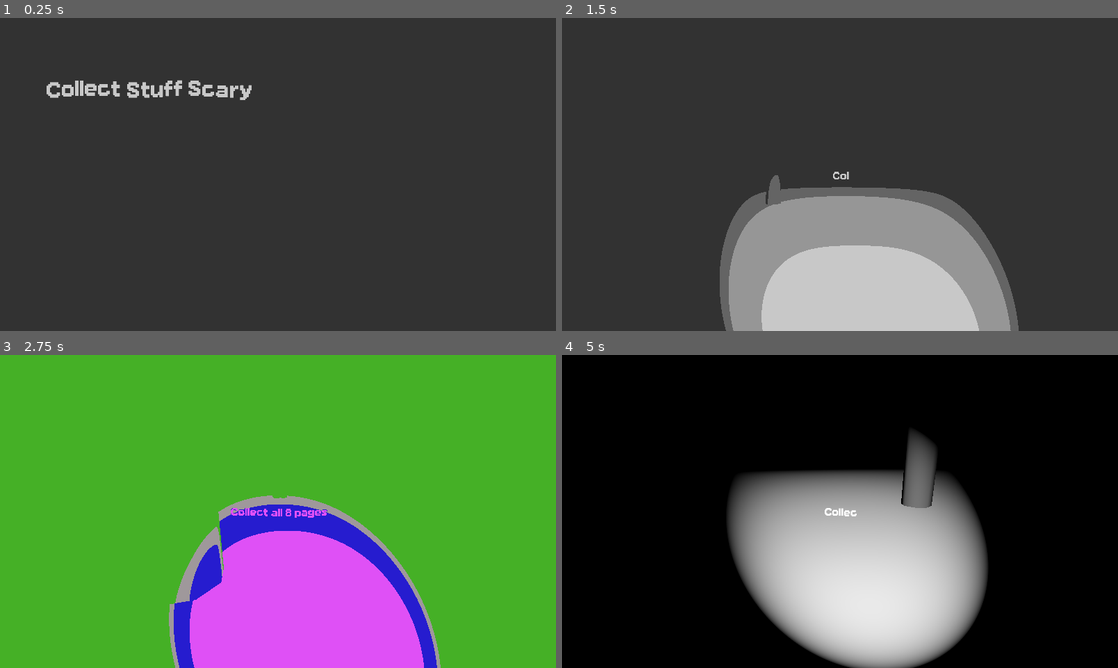
Above: before the commit, frames 1-4 (two rows, left to right).
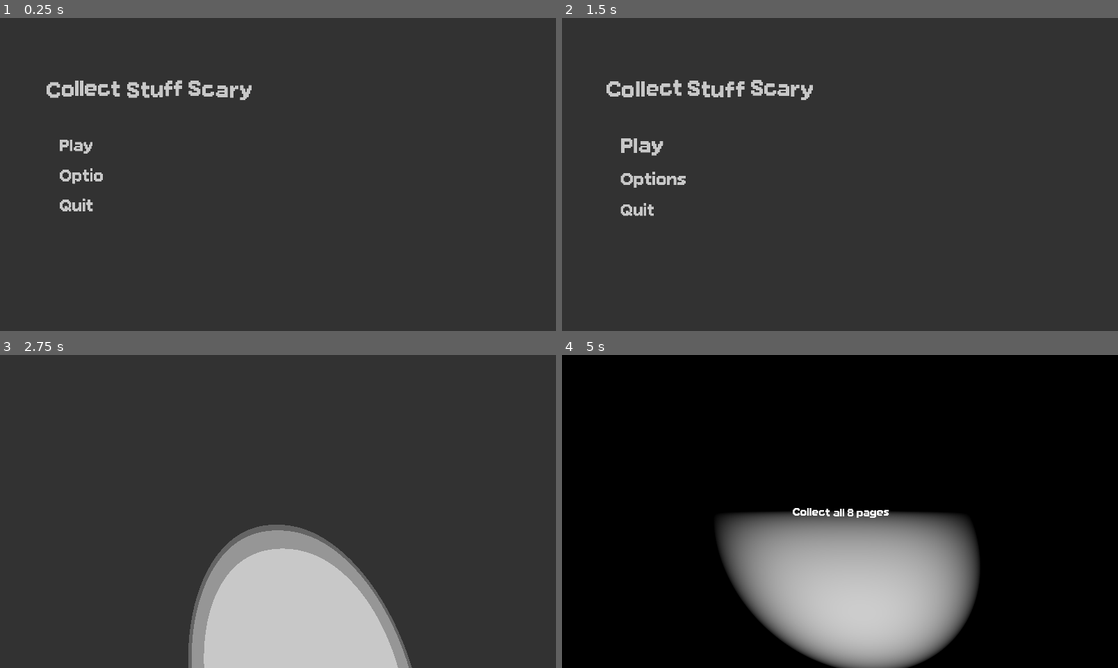
Above: after the commit, the same moments.

Repository: realtrashdev/godot-slender
Game: Godot game, scene res://scenes/main_menu.tscn
Two runs of this game, one before a commit and one after it. Both use one fixed random seed, a clock stepped at 60 frames per second and the inputs below.
Inputs (mouse positions are in pixels of both pictures, inside the frame that each line leads up to):
- Up to frame 1 (0.25 s): no input
- Up to frame 2 (1.5 s): click "Options" at 0.5 s; click "Play" at 1.25 s
- Up to frame 3 (2.75 s): move the mouse to (305, 511) at 2.02 s; hold W (move_forward) from 2.03 s (still down); hold Shift (sprint) from 2.03 s (still down); click (305, 511) at 2.17 s; tap Space (jump) at 2.27 s
- Up to frame 4 (5 s): keep holding W (move_forward); move the mouse to (812, 511) at 2.77 s; release Shift (sprint) at 2.78 s; tap ` (delete me) at 2.85 s; click (812, 511) at 2.92 s; tap Space (jump) at 3.02, 4.52 s; tap Shift (sprint) at 3.05, 4.35 s; move the mouse to (851, 505) at 3.52 s; hold Shift (sprint) 3.53-4.28 s; tap = (shader_toggle) at 3.6 s; click (851, 505) at 3.67 s; move the mouse to (834, 517) at 4.27 s; click (834, 517) at 4.42 s

The runs differ from the first frame. In frame 1, 0.4% of the frame differs, in the area x 10-19%, y 38-62%; in frame 2, 23%; in frame 3, 100%, in the area x 0-100%, y 0-100%; in frame 4, 22%.

Commit message:
menu animations

Diff:
--- a/advsem-slender/project.godot
+++ b/advsem-slender/project.godot
@@ -23,6 +23,7 @@
 
 window/size/viewport_width=1920
 window/size/viewport_height=1080
+window/size/mode=3
 window/stretch/mode="viewport"
 
 [global_group]
@@ -87,3 +88,4 @@
 
 renderer/rendering_method="gl_compatibility"
 renderer/rendering_method.mobile="gl_compatibility"
+environment/defaults/default_clear_color=Color(0.196078, 0.196078, 0.196078, 1)
--- a/advsem-slender/scenes/main_menu_canvas.tscn
+++ b/advsem-slender/scenes/main_menu_canvas.tscn
@@ -5,13 +5,29 @@
 [ext_resource type="PackedScene" uid="uid://6lvn3tolsp7r" path="res://scenes/menu_button.tscn" id="4_dkf5t"]
 
 [node name="MainMenuCanvas" type="CanvasLayer"]
+follow_viewport_enabled = true
 script = ExtResource("1_jjl53")
 
-[node name="RichTextLabel" type="RichTextLabel" parent="."]
-offset_left = 150.0
-offset_top = 200.0
-offset_right = 869.0
-offset_bottom = 282.0
+[node name="Control" type="Control" parent="."]
+layout_mode = 3
+anchors_preset = 8
+anchor_left = 0.5
+anchor_top = 0.5
+anchor_right = 0.5
+anchor_bottom = 0.5
+offset_left = -20.0
+offset_top = -20.0
+offset_right = 20.0
+offset_bottom = 20.0
+grow_horizontal = 2
+grow_vertical = 2
+
+[node name="RichTextLabel" type="RichTextLabel" parent="Control"]
+layout_mode = 0
+offset_left = -790.0
+offset_top = -320.0
+offset_right = -71.0
+offset_bottom = -238.0
 theme = ExtResource("1_l6cm7")
 theme_override_font_sizes/normal_font_size = 64
 bbcode_enabled = true
@@ -19,32 +35,33 @@
 fit_content = true
 horizontal_alignment = 1
 
-[node name="VBoxContainer" type="VBoxContainer" parent="."]
+[node name="VBoxContainer" type="VBoxContainer" parent="Control"]
+layout_mode = 1
 anchors_preset = -1
 anchor_top = 0.357
 anchor_bottom = 0.643
-offset_left = 200.0
-offset_top = 0.439972
-offset_right = 520.0
-offset_bottom = -0.440002
+offset_left = -740.0
+offset_top = -148.28
+offset_right = -420.0
+offset_bottom = 148.28
 grow_vertical = 2
 size_flags_horizontal = 4
 size_flags_vertical = 4
 
-[node name="PlayButton" parent="VBoxContainer" instance=ExtResource("4_dkf5t")]
+[node name="PlayButton" parent="Control/VBoxContainer" instance=ExtResource("4_dkf5t")]
 layout_mode = 2
 default_button_text = "Play"
 focused_text_addition = "[wave freq=5 amp=20]"
 
-[node name="OptionsButton" parent="VBoxContainer" instance=ExtResource("4_dkf5t")]
+[node name="OptionsButton" parent="Control/VBoxContainer" instance=ExtResource("4_dkf5t")]
 layout_mode = 2
 default_button_text = "Options"
 focused_text_addition = ""
 
-[node name="QuitButton" parent="VBoxContainer" instance=ExtResource("4_dkf5t")]
+[node name="QuitButton" parent="Control/VBoxContainer" instance=ExtResource("4_dkf5t")]
 layout_mode = 2
 default_button_text = "Quit"
 focused_text_addition = "[shake]"
 
-[connection signal="pressed" from="VBoxContainer/PlayButton" to="." method="start_game"]
-[connection signal="pressed" from="VBoxContainer/QuitButton" to="." method="quit_game"]
+[connection signal="pressed" from="Control/VBoxContainer/PlayButton" to="." method="start_game"]
+[connection signal="pressed" from="Control/VBoxContainer/QuitButton" to="." method="quit_game"]
--- a/advsem-slender/scenes/player.tscn
+++ b/advsem-slender/scenes/player.tscn
@@ -9,6 +9,7 @@
 [ext_resource type="AudioStream" uid="uid://uwn8e8s5nxqp" path="res://sounds/flashlight_click1.wav" id="4_dqkch"]
 [ext_resource type="AudioStream" uid="uid://cbn5bcpofo1t7" path="res://sounds/walking/walking_gravel4.wav" id="5_3v2ag"]
 [ext_resource type="AudioStream" uid="uid://cjhuo4wswyhft" path="res://sounds/walking/walking_gravel5.wav" id="6_jej6c"]
+[ext_resource type="Script" uid="uid://c6jkupiqfdi62" path="res://scripts/player_camera.gd" id="7_d2wvv"]
 [ext_resource type="Script" uid="uid://mpp1r0s6esp1" path="res://scripts/flashlight_cast.gd" id="10_y4r1p"]
 
 [sub_resource type="CapsuleShape3D" id="CapsuleShape3D_onrkg"]
@@ -33,7 +34,8 @@
 [node name="Camera3D" type="Camera3D" parent="Head"]
 transform = Transform3D(1, 0, 0, 0, 1, 0, 0, 0, 1, 0, 0.5, 0)
 current = true
-fov = 80.0
+fov = 150.0
+script = ExtResource("7_d2wvv")
 
 [node name="RayCast3D" type="RayCast3D" parent="Head/Camera3D"]
 target_position = Vector3(0, 0, -1.5)
--- a/advsem-slender/scripts/chaser_enemy.gd
+++ b/advsem-slender/scripts/chaser_enemy.gd
@@ -83,5 +83,5 @@
 func set_targeted(active: bool):
 	lit = active
 
-func die(ename: String):
+func die(e_name: String):
 	queue_free()
--- a/advsem-slender/scripts/in_game_ui_manager.gd
+++ b/advsem-slender/scripts/in_game_ui_manager.gd
@@ -7,6 +7,7 @@
 func _ready() -> void:
 	Signals.page_collected.connect(display_pages)
 
+	await get_tree().create_timer(1).timeout
 	change_visible_characters(pages_text.get_total_character_count(), 1)
 	await get_tree().create_timer(3).timeout
 	change_visible_characters(0, 1)
--- a/advsem-slender/scripts/main_menu_manager.gd
+++ b/advsem-slender/scripts/main_menu_manager.gd
@@ -4,7 +4,17 @@
 	Input.mouse_mode = Input.MOUSE_MODE_VISIBLE
 
 func start_game():
+	Input.mouse_mode = Input.MOUSE_MODE_CONFINED_HIDDEN
+	zoom_effect(Vector2(5, 5))
+	await get_tree().create_timer(1).timeout
 	get_tree().change_scene_to_file("res://scenes/playground_level.tscn")
 
 func quit_game():
+	Input.mouse_mode = Input.MOUSE_MODE_CONFINED_HIDDEN
+	zoom_effect(Vector2.ZERO)
+	await get_tree().create_timer(1.25).timeout
 	get_tree().quit()
+
+func zoom_effect(zoom_amount: Vector2):
+	var tween = create_tween()
+	tween.tween_property($Control, "scale", zoom_amount, 1).set_trans(Tween.TRANS_QUART).set_ease(Tween.EASE_IN)
--- a/advsem-slender/scripts/menu_button.gd
+++ b/advsem-slender/scripts/menu_button.gd
@@ -16,7 +16,7 @@
 
 func _ready() -> void:
 	setup()
-	await get_tree().create_timer(2).timeout
+	#await get_tree().create_timer(2).timeout
 	display_text()
 
 func _process(delta: float) -> void:
--- a/advsem-slender/scripts/player.gd
+++ b/advsem-slender/scripts/player.gd
@@ -14,6 +14,7 @@
 const CAMERA_SMOOTHING = 10
 const CAMERA_BOB_AMOUNT = 0.015
 
+var camera_sensitivity: float = 0
 var camera_rotation := Vector3(0, 0, 0)
 var camera_fov: float
 
@@ -37,8 +38,9 @@
 
 
 func _ready() -> void:
-	camera_fov = camera.fov
 	Input.set_mouse_mode(Input.MOUSE_MODE_CAPTURED)
+	var tween = create_tween()
+	tween.tween_property(self, "camera_sensitivity", MOUSE_SENSITIVITY, 2)
 
 func _process(delta: float) -> void:
 	if Input.is_key_pressed(KEY_ESCAPE):
@@ -69,7 +71,7 @@
 	rotation.y = lerp_angle(rotation.y, camera_rotation.y, CAMERA_SMOOTHING * delta)
 	head.rotation.x = lerp_angle(head.rotation.x, camera_rotation.x, CAMERA_SMOOTHING * delta)
 	camera_bobbing()
-	camera_field_of_view()
+	#camera_field_of_view()
 
 	if not point_flashlight():
 		get_flashlight_offset(delta)
@@ -78,8 +80,8 @@
 func _input(event):
 	# get camera rotation
 	if event is InputEventMouseMotion:
-		camera_rotation.y += -event.relative.x * MOUSE_SENSITIVITY
-		camera_rotation.x += -event.relative.y * MOUSE_SENSITIVITY
+		camera_rotation.y += -event.relative.x * camera_sensitivity
+		camera_rotation.x += -event.relative.y * camera_sensitivity
 
 		camera_rotation.x = clamp(camera_rotation.x, deg_to_rad(-89), deg_to_rad(89))
 
@@ -181,11 +183,11 @@
 	else:
 		camera.rotation.z = lerp(camera.rotation.z, 0.0, 5 * delta)
 
-func camera_field_of_view():
-	if check_sprinting():
-		camera.fov = lerp(camera.fov, camera_fov + 10, 3 * get_physics_process_delta_time())
-	else:
-		camera.fov = lerp(camera.fov, camera_fov, 3 * get_physics_process_delta_time())
+#func camera_field_of_view():
+	#if check_sprinting():
+		#camera.fov = lerp(camera.fov, camera_fov + 10, 3 * get_physics_process_delta_time())
+	#else:
+		#camera.fov = lerp(camera.fov, camera_fov, 3 * get_physics_process_delta_time())
 #endregion
 
 func die(enemy_name: String):
--- /dev/null
+++ b/advsem-slender/scripts/player_camera.gd
@@ -0,0 +1,12 @@
+extends Camera3D
+
+
+# Called when the node enters the scene tree for the first time.
+func _ready() -> void:
+	var tween = create_tween()
+	tween.tween_property(self, "fov", 80, 2).set_ease(Tween.EASE_OUT).set_trans(Tween.TRANS_CUBIC)
+
+
+# Called every frame. 'delta' is the elapsed time since the previous frame.
+func _process(delta: float) -> void:
+	pass
Not shown: 1 places in advsem-slender/scenes/player.tscn that only renumber resources
Not shown, added: advsem-slender/scripts/player_camera.gd.uid
